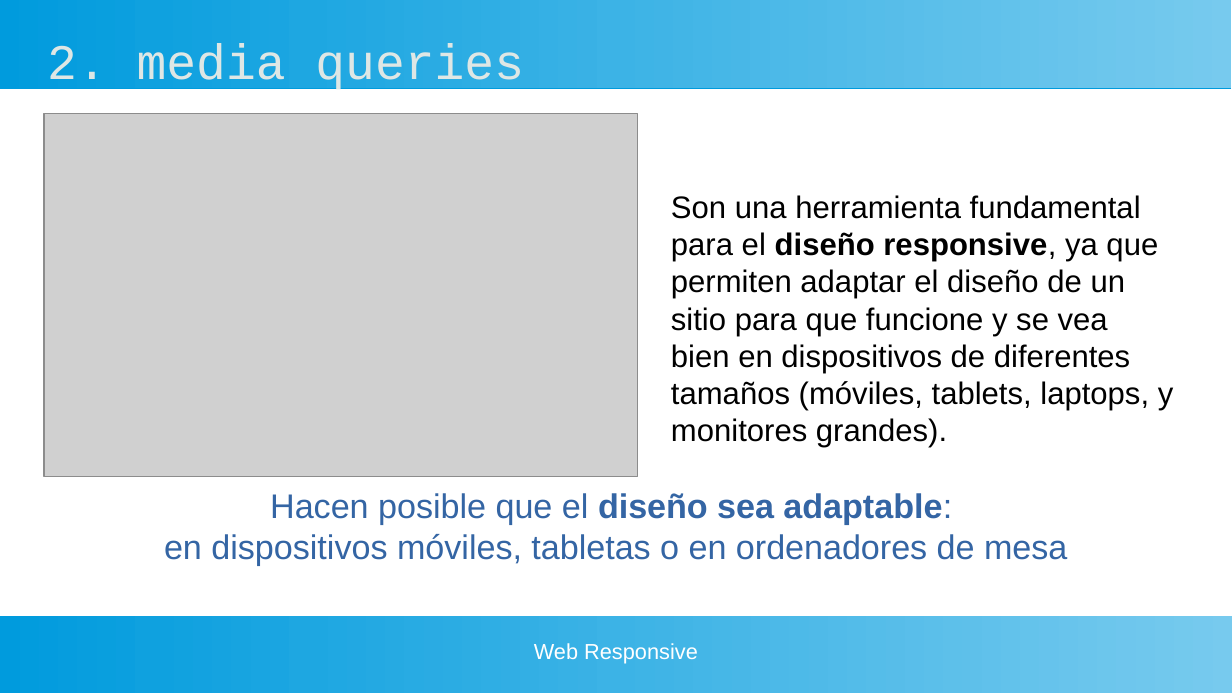
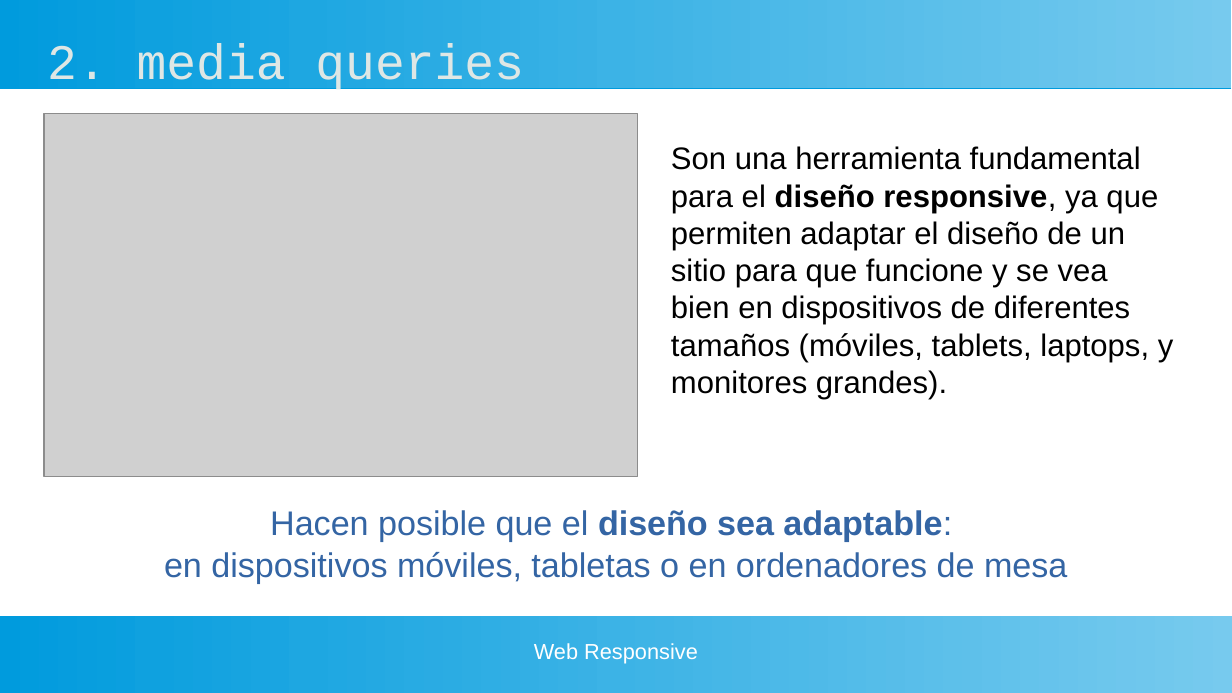
Before and after one commit to gaizkamg/HTML-CSS-Entregable, a slide deck: slide 10 of Presentacion/presentacion-responsive.odp. Drawn at 1232x693 pixels with LibreOffice and Linux fonts; fonts in the diff are those of the drawing; grey boxes stand for pictures. Boxes give left, top, right and bottom in pixels: in the first picture for what was removed or moved away, otherwise in the second. Text is boxed around its words. In the diff, an @@ line names an element or a change of style, - is before the commit and + after.

```diff
--- a/Presentacion/presentacion-responsive.odp
+++ b/Presentacion/presentacion-responsive.odp
@@ text "Son una herramienta fundamental para ...": place and size @@
-text "Son una herramienta fundamental para ..." at <box>671,195,1174,448</box>
+text "Son una herramienta fundamental para ..." at <box>671,146,1174,399</box>
@@ text "Hacen posible que el diseño ...": place and size @@
-text "Hacen posible que el diseño ..." at <box>164,493,1067,566</box>
+text "Hacen posible que el diseño ..." at <box>164,510,1067,584</box>
```
Also in this commit, not shown: 8 other slides changed, 5 other files.
